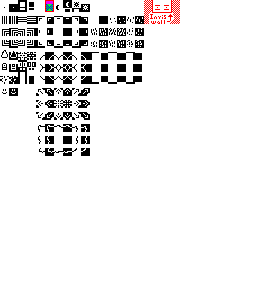
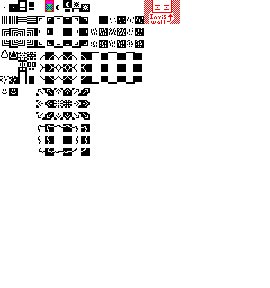
Layer changes from the first 270x288 image to the second:
painted on "Background" over [2,63,18,72]
